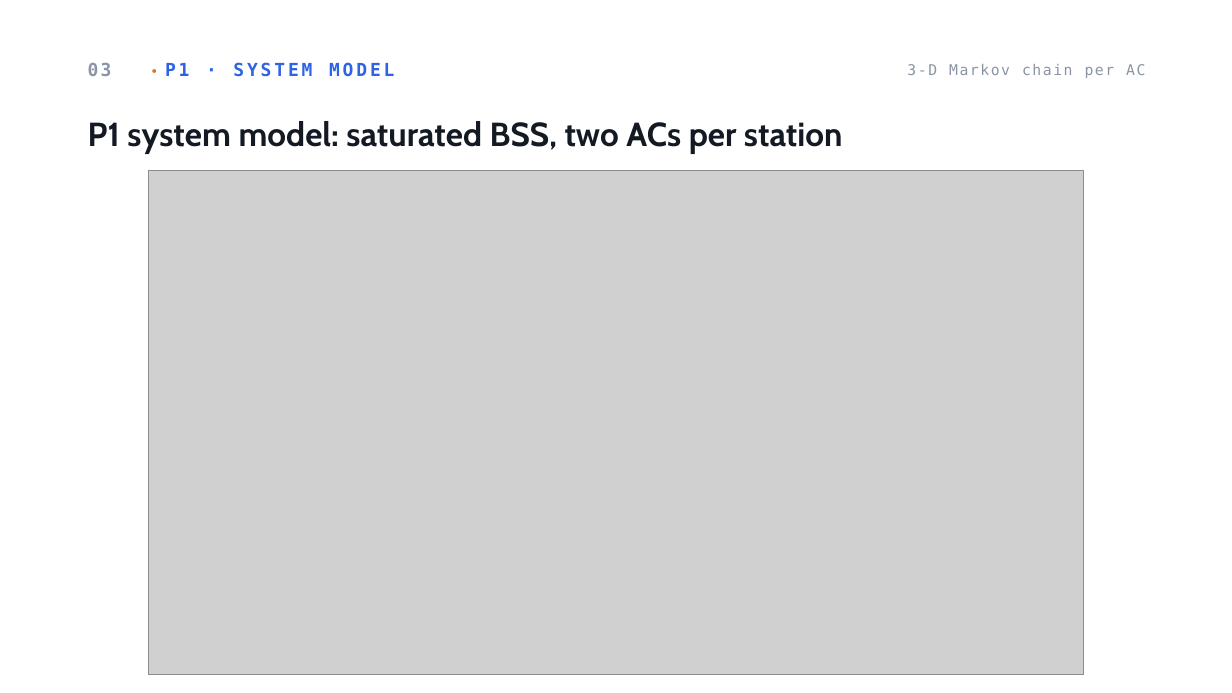
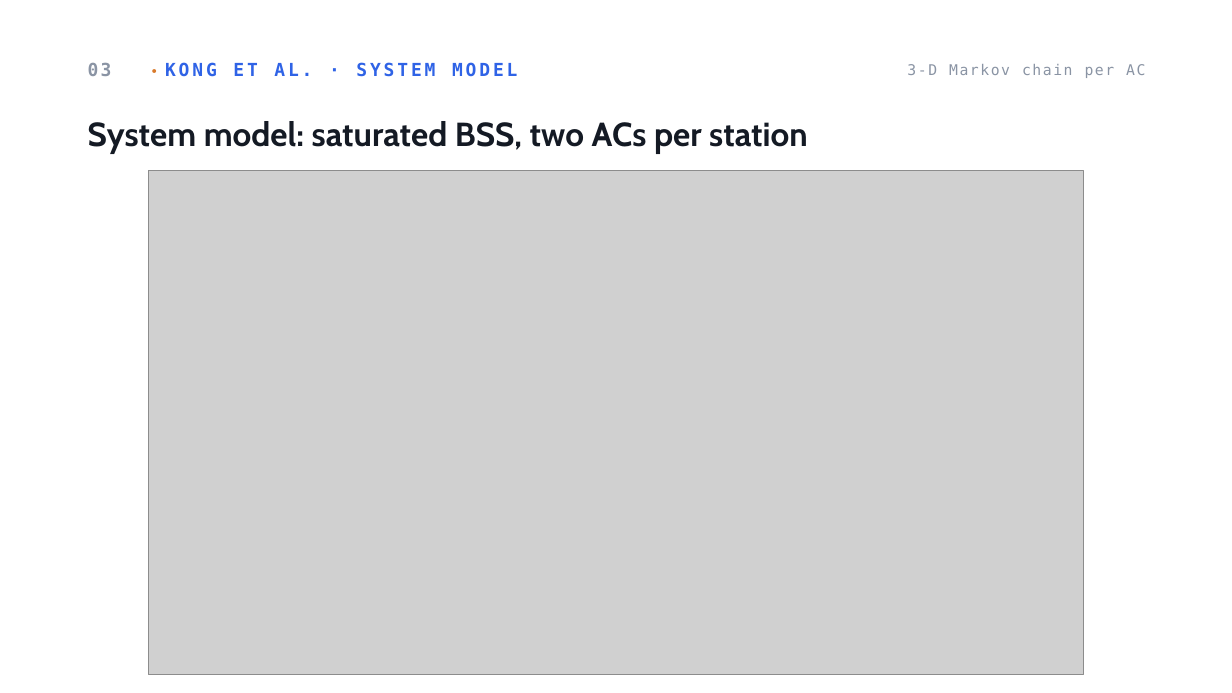
Before and after one commit to AhmadRifqi86/MWN-2026-M11402804-Rifqi, a slide deck: slide 4 of assets/ppt/a3-M11402804-AhmadRifqi.pptx. Drawn at 1232x693 pixels with LibreOffice and Linux fonts; fonts in the diff are those of the drawing; grey boxes stand for pictures. Boxes give left, top, right and bottom in pixels: in the first picture for what was removed or moved away, otherwise in the second. Text is boxed around its words. In the diff, an @@ line names an element or a change of style, - is before the commit and + after.

```diff
--- a/assets/ppt/a3-M11402804-AhmadRifqi.pptx
+++ b/assets/ppt/a3-M11402804-AhmadRifqi.pptx
@@ text at (88, 62, 517, 77): text changed @@
-03 • P1 · SYSTEM MODEL
+03 • KONG ET AL. · SYSTEM MODEL
@@ text at (88, 121, 808, 154): text changed @@
-P1 system model: saturated BSS, two ACs per station
+System model: saturated BSS, two ACs per station
```
Also in this commit, not shown: 10 other slides changed, 1 other file.
